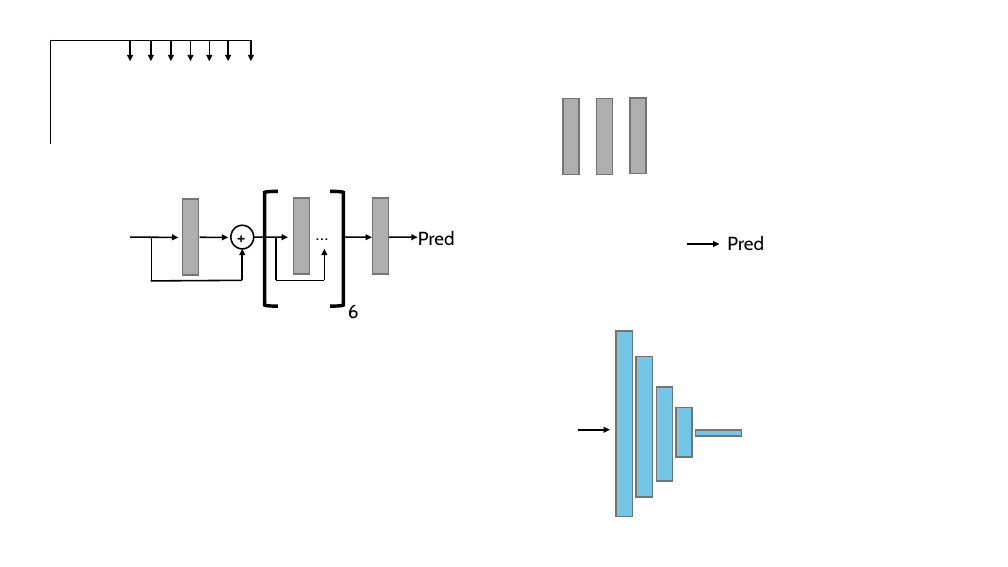
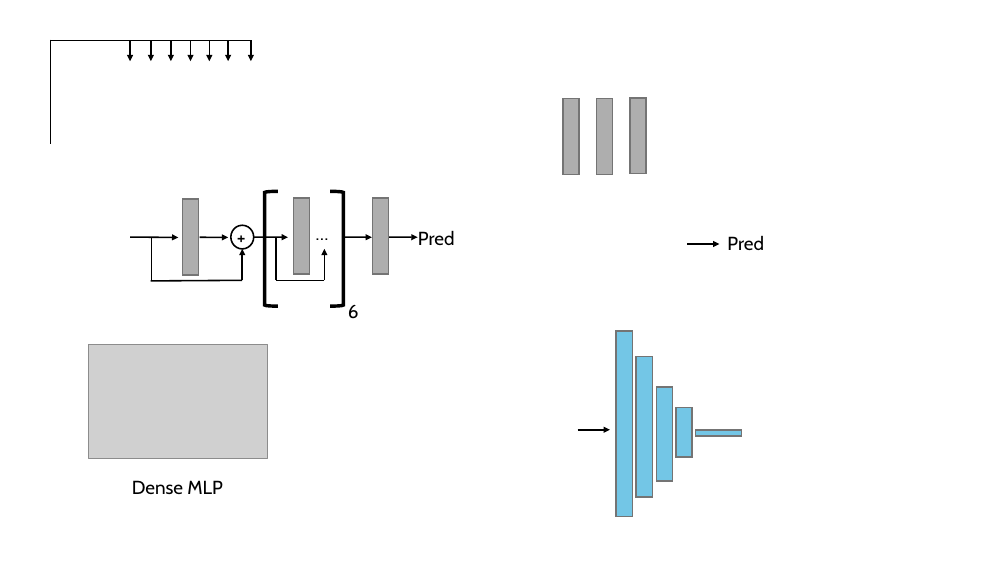
Before and after one commit to planaria158/BERT-antibody-antigen-binding-energy, a slide deck: slide 38 of Homework-aAlphaBio.pptx (slide 36 before the commit). Drawn at 1008x567 pixels with LibreOffice and Linux fonts; fonts in the diff are those of the drawing; grey boxes stand for pictures. Boxes give left, top, right and bottom in pixels: in the first picture for what was removed or moved away, otherwise in the second. Text is boxed around its words. In the diff, an @@ line names an element or a change of style, - is before the commit and + after.

```diff
--- a/Homework-aAlphaBio.pptx
+++ b/Homework-aAlphaBio.pptx
@@ picture added at bbox=[89, 344, 268, 458] @@
@@ text added at bbox=[132, 480, 223, 494], 18 pt, text #000000 @@
+Dense MLP
```
Also in this commit, not shown: 13 other slides changed, 4 slides added, 2 slides removed.
